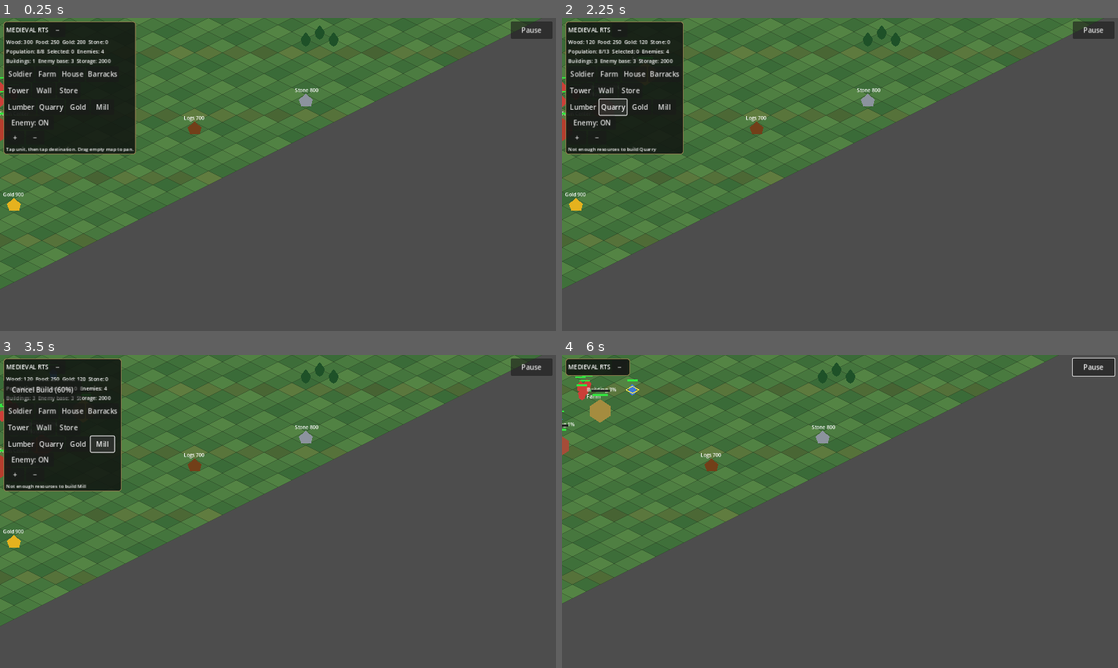
Above: before the commit, frames 1-4 (two rows, left to right).
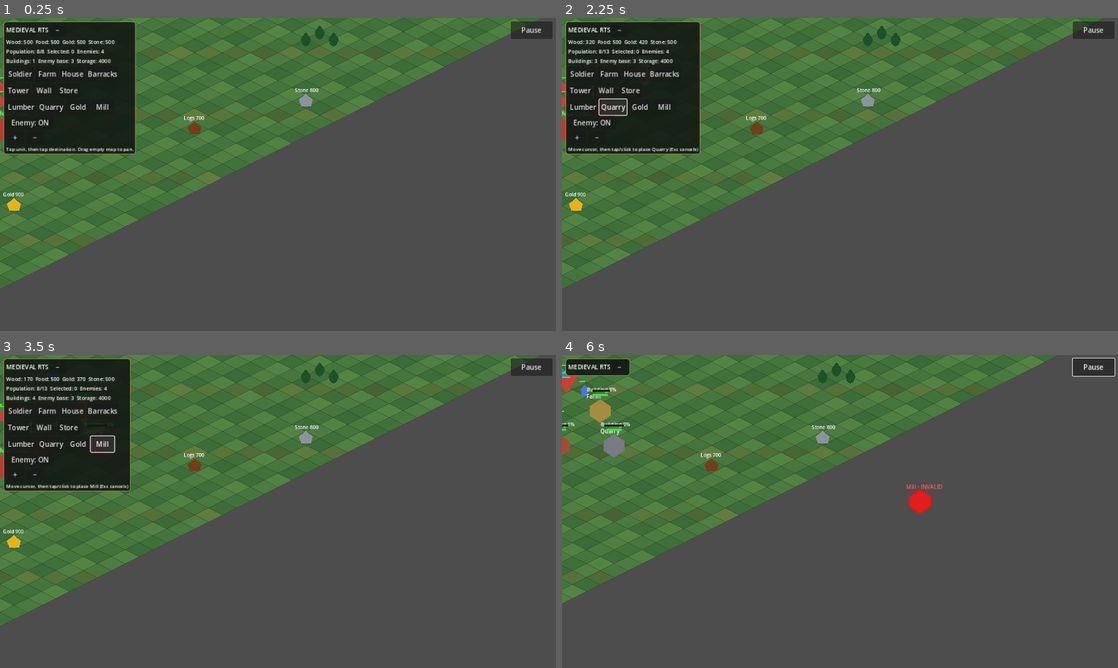
Above: after the commit, the same moments.

Repository: noub1234567-cmd/Medieval-RTS-Test
Game: Godot game, scene res://scenes/main.tscn
Two runs of this game, one before a commit and one after it. Both use one fixed random seed, a clock stepped at 60 frames per second and the inputs below.
Inputs (mouse positions are in pixels of both pictures, inside the frame that each line leads up to):
- Up to frame 1 (0.25 s): no input
- Up to frame 2 (2.25 s): click "Farm" at 0.5 s; click "House" at 1.25 s; click "Quarry" at 2 s
- Up to frame 3 (3.5 s): click "Mill" at 2.75 s
- Up to frame 4 (6 s): click "−" at 3.5 s; click "Pause" at 4.25 s; click "Resume" at 5 s; move the mouse to (962, 495) at 5.77 s; hold D from 5.78 s (still down); click (962, 495) at 5.92 s

The runs differ from the first frame. In frame 1, less than 0.1% of the frame differs, in the area x 4-21%, y 7-15%; in frame 2, 1.5%, in the area x 1-25%, y 1-44%; in frame 3, 1.2%; in frame 4, 0.9%.

Commit message:
Enforce shared resource storage capacity

Diff:
--- a/scripts/game.gd
+++ b/scripts/game.gd
@@ -27,7 +27,7 @@
 var hud: CanvasLayer
 var status_label: Label
 var help_label: Label
-var resources := {"wood": 300, "food": 250, "gold": 200, "stone": 0}
+var resources := {"wood": 500, "food": 500, "gold": 500, "stone": 500}
 var buildings: Array[Node2D] = []
 var building_upgrade_levels:Dictionary={}
 var placing_building := false
@@ -61,7 +61,7 @@
 var tree_positions: Array[Vector2] = []
 var resource_nodes: Array[Node2D] = []
 var storage_points: Array[Node2D] = []
-var storage_capacity := 2000
+var storage_capacity := 4000
 const ResourceNodeScript := preload("res://scripts/resource_node.gd")
 var building_cost := {"Farm": {"wood": 80, "gold": 30}, "House": {"wood": 100, "gold": 50}, "Barracks": {"wood": 150, " …(280 unchanged characters)…
 
@@ -174,9 +174,12 @@
 	return nearest
 
 func deliver_resource(resource_type:String, quantity:int)->int:
-	var room=max(0,storage_capacity-resources.get(resource_type,0))
-	var delivered=min(room,quantity)
-	resources[resource_type]+=delivered
+	var total_resources:=0
+	for amount in resources.values():
+		total_resources+=int(amount)
+	var room=max(0,storage_capacity-total_resources)
+	var delivered=min(room,max(0,quantity))
+	resources[resource_type]=resources.get(resource_type,0)+delivered
 	update_status()
 	return delivered
 
@@ -1080,12 +1083,16 @@
 	if income_timer>=5.0:
 		income_timer=0.0
 		for b in buildings:
-			if b.is_complete and b.name=="Farm": resources.food+=int(round(10.0*(1.3 if b.building_upgrade_level>=2 else 1.0)))
-			elif b.is_complete and b.name=="House": resources.gold+=3
-			elif b.is_complete and b.name=="Lumber Mill" and b.has_active_production_worker(): resources.wood+=int(round(10.0*(1.3 if b.building_upgrade_level>=2 else 1.0)))
-			elif b.is_complete and b.name=="Quarry" and b.has_active_production_worker(): resources.stone+=int(round(10.0*(1.3 if b.building_upgrade_level>=2 else 1.0)))
-			elif b.is_complete and b.name=="Gold Mine" and b.has_active_production_worker(): resources.gold+=int(round(10.0*(1.3 if b.building_upgrade_level>=2 else 1.0)))
-			elif b.is_complete and b.name=="Mill" and b.has_active_production_worker(): resources.food+=int(round(10.0*(1.3 if b.building_upgrade_level>=2 else 1.0)))
+			if b.is_complete and b.name=="Farm":
+				deliver_resource("food",int(round(10.0*(1.3 if b.building_upgrade_level>=2 else 1.0))))
+			elif b.is_complete and b.name=="Lumber Mill" and b.has_active_production_worker():
+				deliver_resource("wood",int(round(10.0*(1.3 if b.building_upgrade_level>=2 else 1.0))))
+			elif b.is_complete and b.name=="Quarry" and b.has_active_production_worker():
+				deliver_resource("stone",int(round(10.0*(1.3 if b.building_upgrade_level>=2 else 1.0))))
+			elif b.is_complete and b.name=="Gold Mine" and b.has_active_production_worker():
+				deliver_resource("gold",int(round(10.0*(1.3 if b.building_upgrade_level>=2 else 1.0))))
+			elif b.is_complete and b.name=="Mill" and b.has_active_production_worker():
+				deliver_resource("food",int(round(10.0*(1.3 if b.building_upgrade_level>=2 else 1.0))))
 		update_status()
 	var motion:=Vector2.ZERO
 	if Input.is_key_pressed(KEY_A) or Input.is_key_pressed(KEY_LEFT): motion.x+=1
